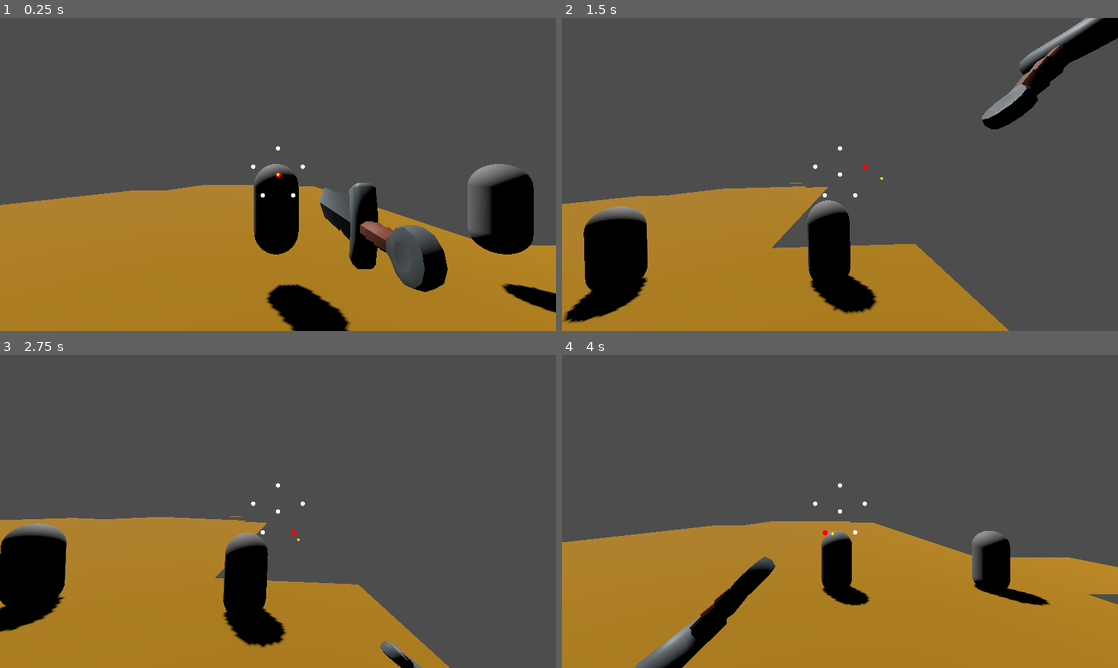
Above: before the commit, frames 1-4 (two rows, left to right).
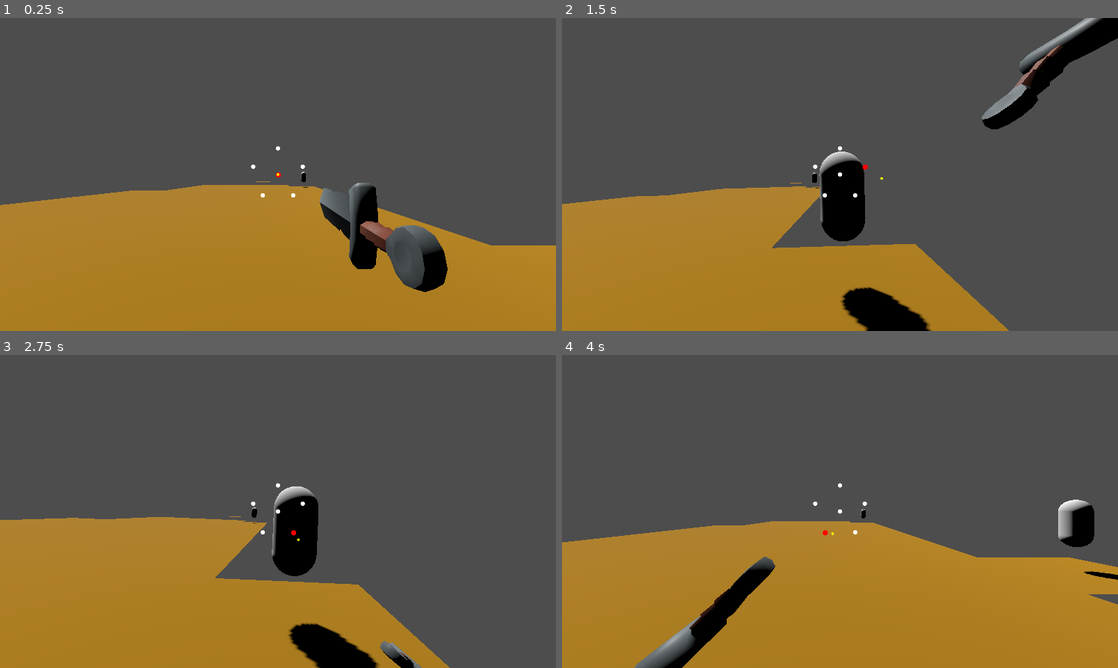
Above: after the commit, the same moments.

Repository: MendelDdS/pdc-godot
Game: Godot game, scene res://scenes/main.tscn
Two runs of this game, one before a commit and one after it. Both use one fixed random seed, a clock stepped at 60 frames per second and the inputs below.
Inputs (mouse positions are in pixels of both pictures, inside the frame that each line leads up to):
- Up to frame 1 (0.25 s): no input
- Up to frame 2 (1.5 s): tap Enter (ui_accept) at 0.5, 0.6, 0.77, 1.07 s; move the mouse to (834, 180) at 0.52 s; hold Right (ui_right) from 0.53 s (still down); move the mouse to (878, 177) at 1.27 s; tap Up (Foward) at 1.35 s
- Up to frame 3 (2.75 s): tap Enter (ui_accept) at 1.52, 1.55, 1.82, 2.3 s; move the mouse to (233, 508) at 2.02 s; release Right (ui_right) at 2.03 s; hold Left (ui_left) from 2.03 s (still down); click (233, 508) at 2.1 s
- Up to frame 4 (4 s): move the mouse to (845, 511) at 2.77 s; right-click (845, 511) at 2.85 s; tap Enter (ui_accept) at 3.02, 3.05, 3.32, 3.6, 3.77 s; move the mouse to (817, 505) at 3.52 s; release Left (ui_left) at 3.53 s; hold Down (Back) from 3.53 s (still down)

The runs differ from the first frame. In frame 1, 6.4% of the frame differs, in the area x 45-100%, y 46-100%; in frame 2, 8.2%; in frame 3, 9.6%, in the area x 0-69%, y 42-100%; in frame 4, 3.6%.

Commit message:
fix(#0000): implement enenmy attack

Diff:
--- a/scenes/actors/enemies/enemy.gd
+++ b/scenes/actors/enemies/enemy.gd
@@ -1,35 +1,126 @@
 extends CharacterBody3D
+class_name Enemy
+
+enum State { IDLE, ATTACK, DEAD }
+
+@export var attack_damage: int = 10
+@export var attack_windup: float = 0.35
+@export var attack_cooldown: float = 1.0
 
 @onready var health_component: HealthComponent = $HealthComponent
+@onready var body: MeshInstance3D = $EnemyBody
 
-const SPEED = 5.0
-const JUMP_VELOCITY = 4.5
+var state: State = State.IDLE
+var player: Player
+var attack_timer: float = 0.0
+var cooldown_timer: float = 0.0
+var body_material: StandardMaterial3D
+var base_body_color: Color = Color(1.0, 1.0, 1.0, 1.0)
+var attack_has_hit: bool = false
+var attack_target_cell: Vector2i
 
 func _ready() -> void:
 	health_component.entity_died.connect(_enemy_died)
+	health_component.damage_taken.connect(_on_damage_taken)
+	player = _find_player()
+	body_material = StandardMaterial3D.new()
+	body_material.albedo_color = base_body_color
+	body.material_override = body_material
 
 func _physics_process(delta: float) -> void:
-	# Add the gravity.
-	if not is_on_floor():
-		velocity += get_gravity() * delta
+	if state == State.DEAD:
+		return
 
-	# Handle jump.
-	if Input.is_action_just_pressed("ui_accept") and is_on_floor():
-		velocity.y = JUMP_VELOCITY
+	if player == null or not is_instance_valid(player):
+		player = _find_player()
+		return
 
-	# Get the input direction and handle the movement/deceleration.
-	# As good practice, you should replace UI actions with custom gameplay actions.
-	var input_dir := Input.get_vector("ui_left", "ui_right", "ui_up", "ui_down")
-	var direction := (transform.basis * Vector3(input_dir.x, 0, input_dir.y)).normalized()
-	if direction:
-		velocity.x = direction.x * SPEED
-		velocity.z = direction.z * SPEED
+	if cooldown_timer > 0.0:
+		cooldown_timer -= delta
+
+	match state:
+		State.IDLE:
+			if cooldown_timer <= 0.0 and _is_player_in_front_tile():
+				_start_attack()
+		State.ATTACK:
+			_process_attack(delta)
+
+func _start_attack() -> void:
+	state = State.ATTACK
+	attack_timer = attack_windup
+	attack_has_hit = false
+	attack_target_cell = _get_front_cell()
+	_play_attack_feedback()
+
+func _process_attack(delta: float) -> void:
+	attack_timer -= delta
+	if not attack_has_hit and attack_timer <= attack_windup * 0.55:
+		attack_has_hit = true
+		_apply_attack_hit()
+
+	if attack_timer <= 0.0:
+		state = State.IDLE
+		cooldown_timer = attack_cooldown
+
+func _apply_attack_hit() -> void:
+	if _world_to_cell(player.global_position) != attack_target_cell:
+		return
+
+	if player.is_blocking():
+		player.play_block_impact_feedback()
 	else:
-		velocity.x = move_toward(velocity.x, 0, SPEED)
-		velocity.z = move_toward(velocity.z, 0, SPEED)
+		player.health_component.take_damage(attack_damage)
 
-	move_and_slide()
+func _is_player_in_front_tile() -> bool:
+	return _get_front_cell() == _world_to_cell(player.global_position)
 
-func _enemy_died():
-	print("AAAH! I died...")
+func _get_front_cell() -> Vector2i:
+	var front_pos := global_position + (-global_transform.basis.z.normalized() * Constants.TILE_SIZE)
+	return _world_to_cell(front_pos)
+
+func _play_attack_feedback() -> void:
+	var origin := global_position
+	var hit_pos := origin + (-global_transform.basis.z.normalized() * Constants.TILE_SIZE * 0.18)
+
+	var tween := create_tween()
+	tween.set_trans(Tween.TRANS_QUAD).set_ease(Tween.EASE_OUT)
+	tween.tween_property(self, "global_position", hit_pos, attack_windup * 0.45)
+	tween.tween_property(self, "global_position", origin, attack_windup * 0.55)
+
+func _on_damage_taken() -> void:
+	if player != null and is_instance_valid(player):
+		_look_at_flat(player.global_position)
+
+	body_material.albedo_color = Color(1.0, 0.1, 0.1, 1.0)
+
+	var tween := create_tween()
+	tween.tween_property(body_material, "albedo_color", base_body_color, 0.18)
+
+func _world_to_cell(world_pos: Vector3) -> Vector2i:
+	return Vector2i(
+		roundi(world_pos.x / Constants.TILE_SIZE),
+		roundi(world_pos.z / Constants.TILE_SIZE)
+	)
+
+func _look_at_flat(target_pos: Vector3) -> void:
+	var look_target := Vector3(target_pos.x, global_position.y, target_pos.z)
+	if global_position.distance_squared_to(look_target) > 0.01:
+		look_at(look_target, Vector3.UP)
+
+func _find_player() -> Player:
+	return _find_player_in(get_tree().current_scene)
+
+func _find_player_in(node: Node) -> Player:
+	if node is Player:
+		return node
+
+	for child in node.get_children():
+		var found := _find_player_in(child)
+		if found != null:
+			return found
+
+	return null
+
+func _enemy_died() -> void:
+	state = State.DEAD
 	queue_free()
--- a/scenes/actors/player/player.gd
+++ b/scenes/actors/player/player.gd
@@ -98,6 +98,22 @@
 	if Input.is_action_just_pressed("Item Action") and can_attack and not is_defending:
 		perform_attack()
 
+func is_blocking() -> bool:
+	return is_defending
+
+func play_block_impact_feedback() -> void:
+	var original_pos := weapon_pivot.position
+	var original_quat := weapon_pivot.quaternion
+	var impact_pos := original_pos + Vector3(0.0, 0.04, 0.18)
+	var impact_quat := original_quat * _local_quat(Vector3(-8.0, 0.0, 5.0))
+
+	var tween := create_tween().set_parallel(true)
+	tween.set_trans(Tween.TRANS_QUAD).set_ease(Tween.EASE_OUT)
+	tween.tween_property(weapon_pivot, "position", impact_pos, 0.08)
+	tween.tween_property(weapon_pivot, "quaternion", impact_quat, 0.08)
+	tween.chain().tween_property(weapon_pivot, "position", original_pos, 0.14)
+	tween.tween_property(weapon_pivot, "quaternion", original_quat, 0.14)
+
 func _update_attack_recovery(delta: float) -> void:
 	if not attack_recovering:
 		return
@@ -462,7 +478,7 @@
 
 func _on_died() -> void:
 	print(player_name + " died!")
-	queue_free()
+	#queue_free()
 
 func _on_health_changed() -> void:
 	print("Cura recebida! HP: ", health_component.current_health)
--- a/scenes/levels/dungeon_entrance.tscn
+++ b/scenes/levels/dungeon_entrance.tscn
@@ -22,7 +22,7 @@
 }
 
 [node name="Enemy" parent="." unique_id=788192465 instance=ExtResource("3_enemy")]
-transform = Transform3D(1, 0, 0, 0, 1, 0, 0, 0, 1, 12.5, 2, 52.5)
+transform = Transform3D(1, 0, 0, 0, 1, 0, 0, 0, 1, 17.5, 2, 17.5)
 
 [node name="Enemy2" parent="." unique_id=1994838575 instance=ExtResource("3_enemy")]
-transform = Transform3D(1, 0, 0, 0, 1, 0, 0, 0, 1, 17.5, 2, 52.5)
+transform = Transform3D(1, 0, 0, 0, 1, 0, 0, 0, 1, 22.5, 2, 52.5)
Binary file added: assets/enemies/Skeleton_Warrior.glb
Not shown, added: assets/enemies/Skeleton_Warrior.glb.import
Binary file added: assets/enemies/Skeleton_Warrior_skeleton_texture.png
Not shown, added: assets/enemies/Skeleton_Warrior_skeleton_texture.png.import
Binary file added: assets/enemies/skeleton_texture.png
Not shown, added: assets/enemies/skeleton_texture.png.import
Not shown, changed: .DS_Store
Not shown, added: assets/.DS_Store
